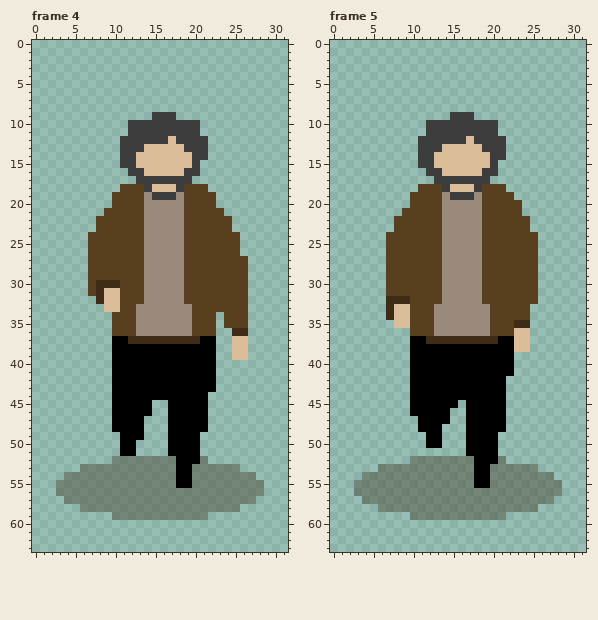
Two states of a pixel-art file, Pixel Assets/joel-run-test3.aseprite. This is how it looked before the edit.
32x64 pixels, 6 frames. Shown: frame 4, frame 5. The commit also changed other frames, which this record leaves out.
The result:
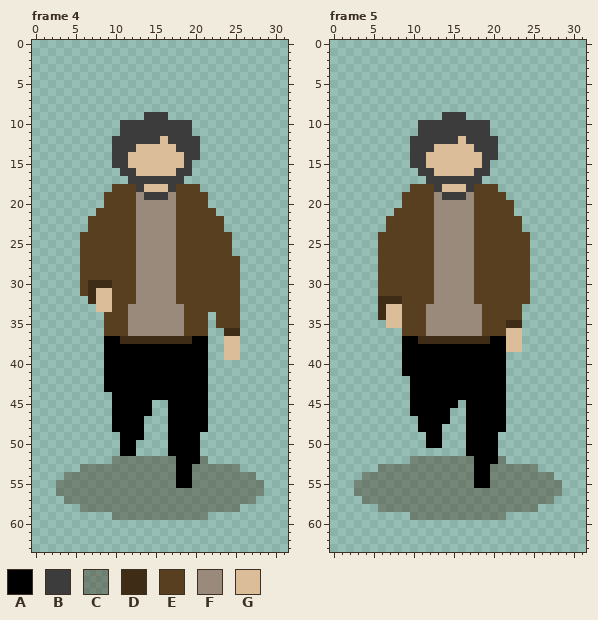
Palette (. is transparent): A #000000  B #3c3c3c  C #3e2c1662  D #3e2c16  E #583f20  F #998a7b  G #dbbd99
Diff:
Changed rows in their new state; - is an unchanged pixel.
Frame 4:
first column x 6:
 9 --------B--.---------
10 -----B--------.------
11 -----B--------.------
12 ----B-----GB---.-----
13 ----B--G----B--.-----
14 ----B-G------B-.-----
15 ----B-G------B.------
16 -----B-G----B-.------
17 ------B------.-------
18 ----E--BG--BE--.-----
19 ---E---FB--FE---.----
20 ---E---F----E---.----
21 --E----F----E----.---
22 -E-----F----E-----.--
23 -E-----F----E-----.--
24 E------F----E------.-
25 E------F----E------.-
26 E------F----E------.-
27 E------F----E-------.
28 E------F----E-------.
29 E------F----E-------.
30 ED--E--F----E-------.
31 EDG-E--F----E-------.
32 -DG-E--F----E-------.
33 --G-E-F------E------.
34 ---E--F------E--.E--.
35 ---E--F------E--.E--.
36 ---E--F------E--.-D-.
37 ---A-D--------A-.-G-.
38 ---A------------.-G-.
39 ---A------------.-G-.
40 ---A------------.----
41 ---A------------.----
42 ---A------------.----
43 ---A------------.----
Frame 5:
first column x 6:
 9 --------B--.--------
10 -----B--------.-----
11 -----B--------.-----
12 ----B-----GB---.----
13 ----B--G----B--.----
14 ----B-G------B-.----
15 ----B-G------B.-----
16 -----B-G----B-.-----
17 ------B------.------
18 ----E--BG--BE--.----
19 ---E---FB--FE---.---
20 ---E---F----E----.--
21 --E----F----E----.--
22 -E-----F----E-----.-
23 -E-----F----E-----.-
24 E------F----E------.
25 E------F----E------.
26 E------F----E------.
27 E------F----E------.
28 E------F----E------.
29 E------F----E------.
30 E------F----E------.
31 E------F----E------.
32 D--E---F----E------.
33 DG-E--F------E----.-
34 DG-E--F------E----.-
35 -G-E--F------E--D-.-
36 ---E--F------E--G-.-
37 ---A-D--------A-G-.-
38 ---A------------G-.-
39 ---A------------.---
40 ---A------------.---
41 ---A------------.---
Pixel boxes of the changes (left, top, right, bottom) in both pictures:
changed: (80, 112, 248, 392)
changed: (378, 112, 538, 376)
